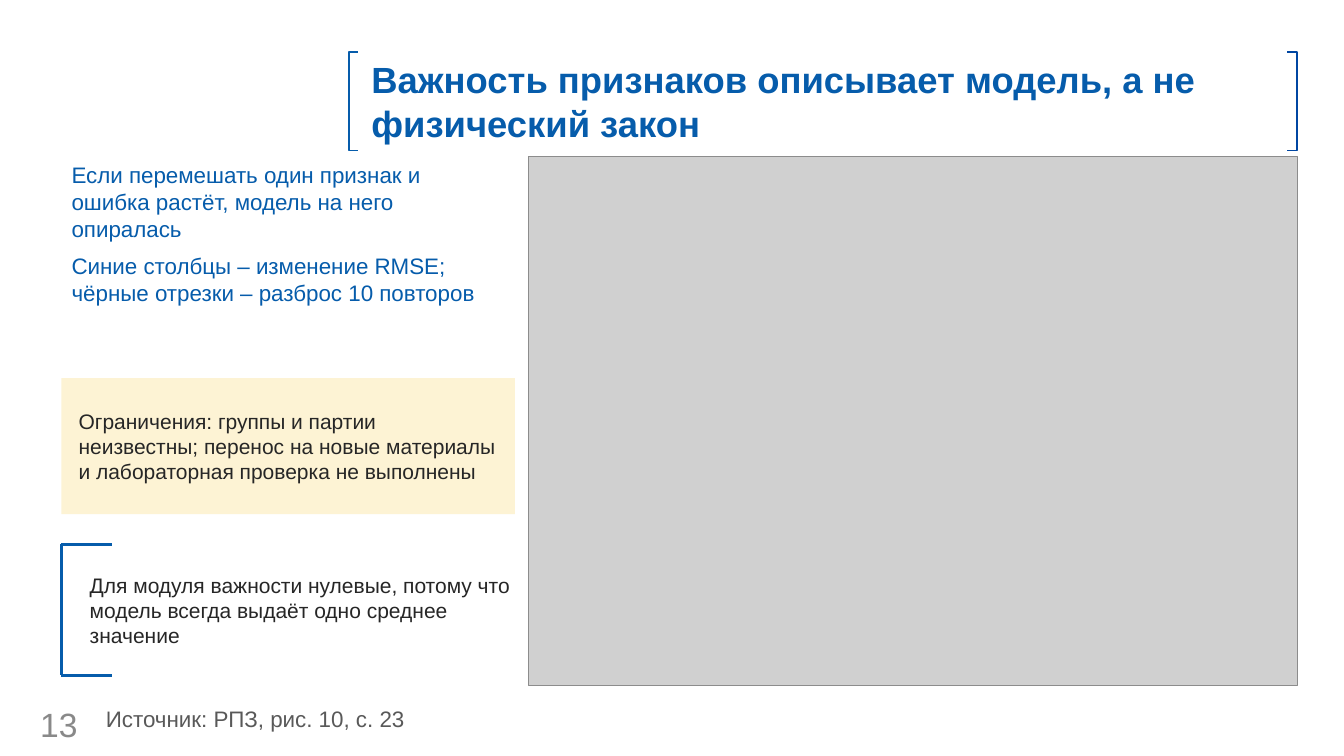
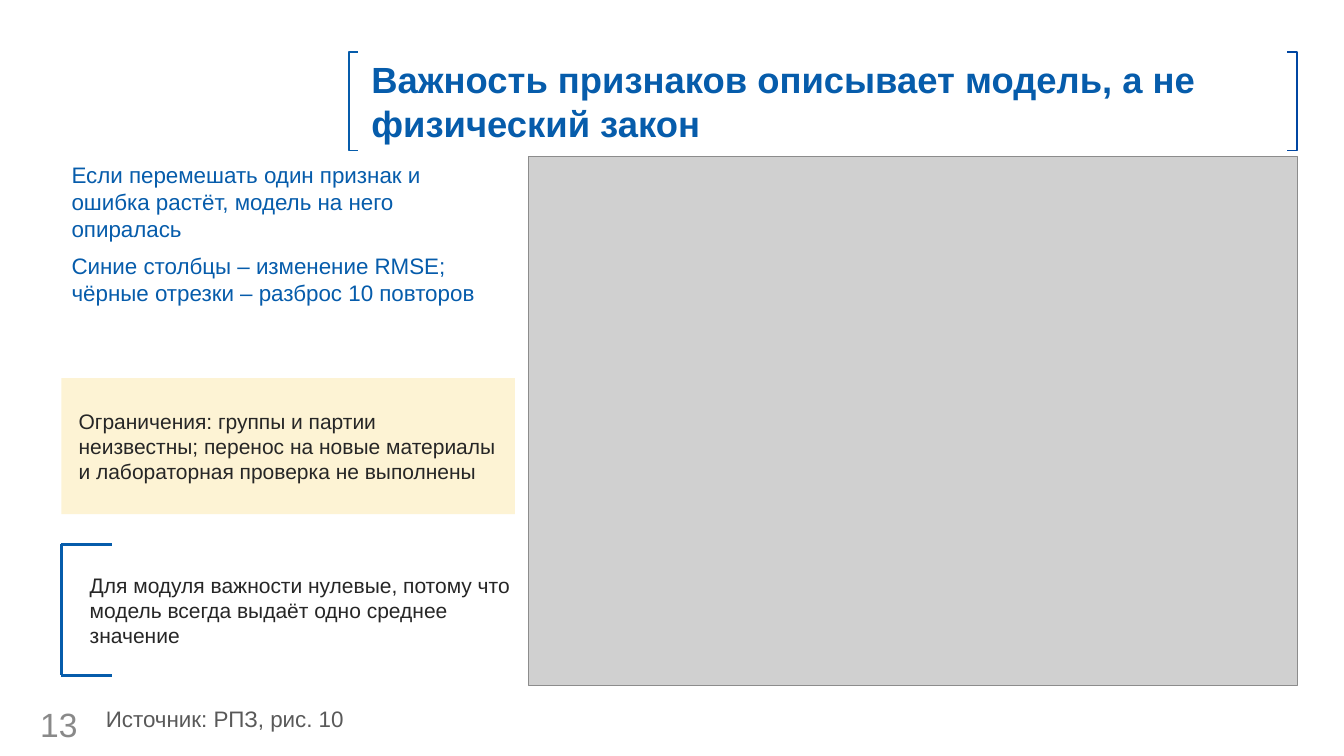
Before and after one commit to fpvcstep/composites-property-prediction, a slide deck: slide 13 of presentation/Презентация.pptx. Drawn at 1344x756 pixels with LibreOffice and Linux fonts; fonts in the diff are those of the drawing; grey boxes stand for pictures; background and template pictures are left out. Boxes give left, top, right and bottom in pixels: in the first picture for what was removed or moved away, otherwise in the second. Text is boxed around its words. In the diff, an @@ line names an element or a change of style, - is before the commit and + after.

```diff
--- a/presentation/Презентация.pptx
+++ b/presentation/Презентация.pptx
@@ text at <box>106,711,344,732</box>: text changed @@
-Источник: РПЗ, рис. 10, с. 23
+Источник: РПЗ, рис. 10
```
Also in this commit, not shown: 10 other slides changed, 5 other files.
